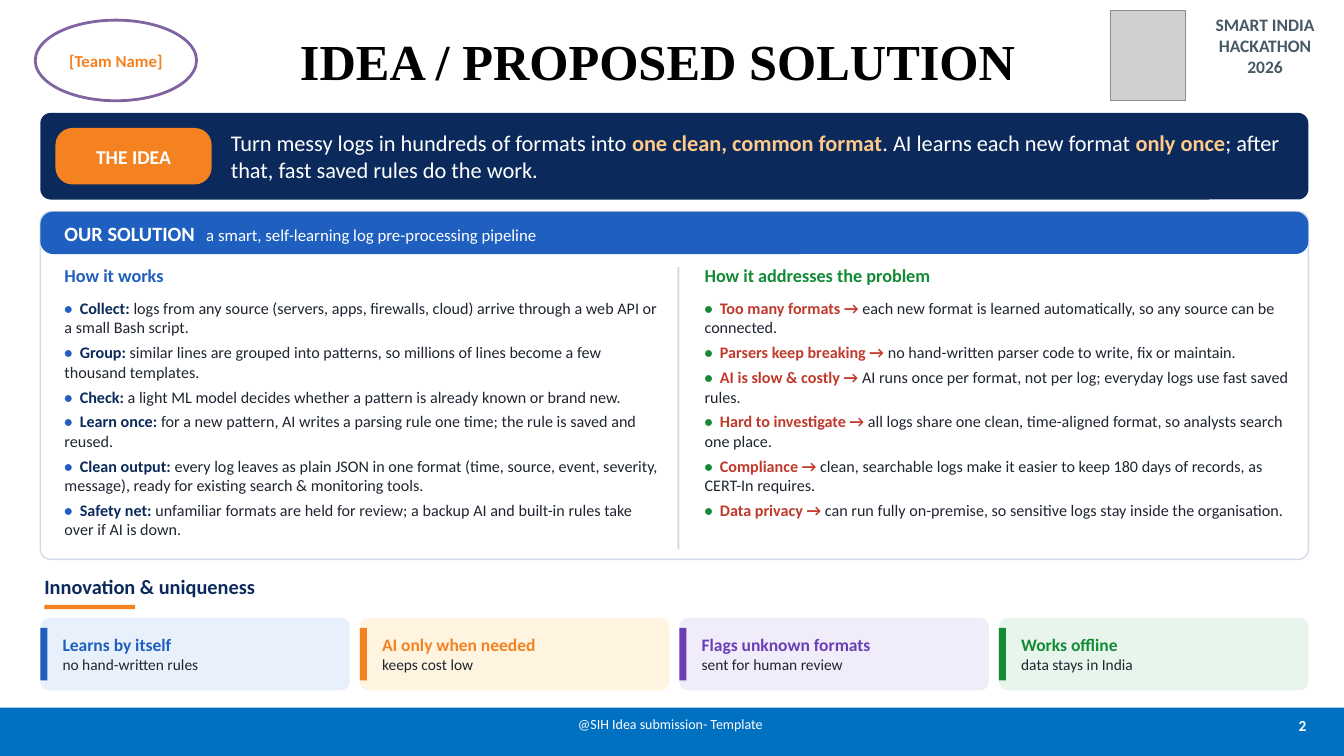
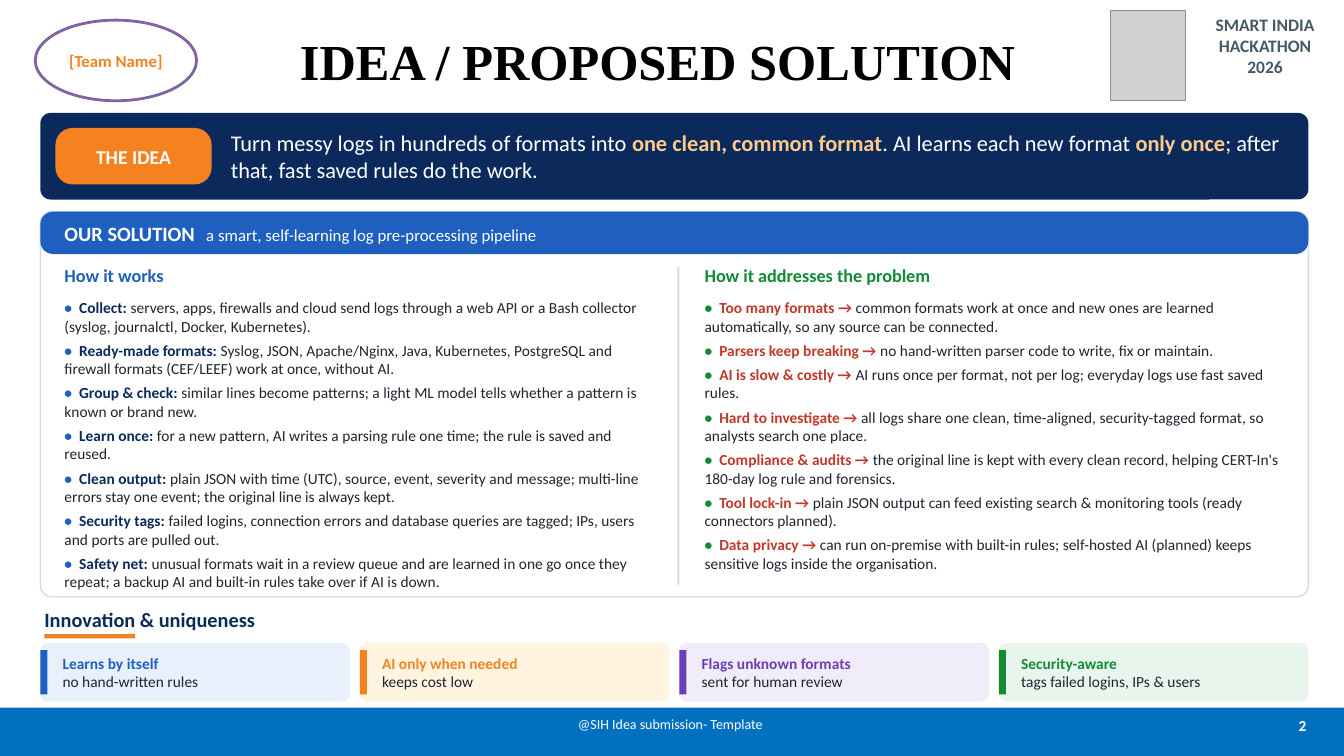
Before and after one commit to agrwl-utkarsh/sih2026, a slide deck: slide 2 of presentation/SIH2026_Idea_Submission.pptx. Drawn at 1344x756 pixels with LibreOffice and Linux fonts; fonts in the diff are those of the drawing; grey boxes stand for pictures. Boxes give left, top, right and bottom in pixels: in the first picture for what was removed or moved away, otherwise in the second. Text is boxed around its words. In the diff, an @@ line names an element or a change of style, - is before the commit and + after.

Commit message:
PPT: show all built features (ready-made formats, security tags, raw line kept, multi-line, dashboard, collector, access key), honest privacy wording, 6-step roadmap with connectors

```diff
--- a/presentation/SIH2026_Idea_Submission.pptx
+++ b/presentation/SIH2026_Idea_Submission.pptx
@@ rounded rectangle resized from (x1=40, y1=212, x2=1309, y2=560) to (x1=40, y1=212, x2=1309, y2=597) @@
@@ rectangle resized from (x1=678, y1=267, x2=680, y2=549) to (x1=678, y1=267, x2=680, y2=585) @@
@@ text at (x1=64, y1=302, x2=637, y2=417): text changed; size 11.5 to 11 pt @@
-• Collect: logs from any source (servers, apps, firewalls, cloud) arrive through a web API or a small Bash script.
-• Group: similar lines are grouped into patterns, so millions of lines become a few thousand templates.
-• Check: a light ML model decides whether a pattern is already known or brand new.
+• Collect: servers, apps, firewalls and cloud send logs through a web API or a Bash collector (syslog, journalctl, Docker, Kubernetes).
+• Ready-made formats: Syslog, JSON, Apache/Nginx, Java, Kubernetes, PostgreSQL and firewall formats (CEF/LEEF) work at once, without AI.
+• Group & check: similar lines become patterns; a light ML model tells whether a pattern is known or brand new.
@@ text at (x1=705, y1=302, x2=1214, y2=335): text changed; size 11.5 to 11 pt @@
-• Too many formats → each new format is learned automatically, so any source can be connected.
+• Too many formats → common formats work at once and new ones are learned automatically, so any source can be connected.
@@ text at (x1=705, y1=345, x2=1264, y2=398): size 11.5 to 11 pt in "• Parsers keep breaking → no hand-written ...", "• AI is slow & costly → ..." @@
@@ text at (x1=705, y1=412, x2=1278, y2=572): text changed; size 11.5 to 11 pt @@
-• Hard to investigate → all logs share one clean, time-aligned format, so analysts search one place.
-• Compliance → clean, searchable logs make it easier to keep 180 days of records, as CERT-In requires.
-• Data privacy → can run fully on-premise, so sensitive logs stay inside the organisation.
+• Hard to investigate → all logs share one clean, time-aligned, security-tagged format, so analysts search one place.
+• Compliance & audits → the original line is kept with every clean record, helping CERT-In's 180-day log rule and forensics.
+• Tool lock-in → plain JSON output can feed existing search & monitoring tools (ready connectors planned).
+• Data privacy → can run on-premise with built-in rules; self-hosted AI (planned) keeps sensitive logs inside the organisation.
@@ text at (x1=64, y1=430, x2=612, y2=459): size 11.5 to 11 pt in "• Learn once: for a new pattern, ..." @@
@@ text at (x1=64, y1=473, x2=638, y2=590): text changed; size 11.5 to 11 pt @@
-• Clean output: every log leaves as plain JSON in one format (time, source, event, severity, message), ready for existing search & monitoring tools.
-• Safety net: unfamiliar formats are held for review; a backup AI and built-in rules take over if AI is down.
+• Clean output: plain JSON with time (UTC), source, event, severity and message; multi-line errors stay one event; the original line is always kept.
+• Security tags: failed logins, connection errors and database queries are tagged; IPs, users and ports are pulled out.
+• Safety net: unusual formats wait in a review queue and are learned in one go once they repeat; a backup AI and built-in rules take over if AI is down.
@@ text "Innovation & uniqueness" moved from (x1=44, y1=580, x2=255, y2=598) to (x1=44, y1=613, x2=255, y2=631) @@
@@ rounded rectangle resized from (x1=40, y1=618, x2=350, y2=691) to (x1=40, y1=643, x2=350, y2=702) @@
@@ rectangle resized from (x1=40, y1=628, x2=47, y2=681) to (x1=40, y1=650, x2=47, y2=695) @@
@@ rectangle moved from (x1=44, y1=605, x2=135, y2=609) to (x1=44, y1=634, x2=135, y2=638) @@
@@ text "Learns by itself" moved from (x1=63, y1=638, x2=198, y2=670) to (x1=63, y1=658, x2=198, y2=687) @@
@@ text at (x1=63, y1=658, x2=159, y2=672): size 12.5 to 11 pt in "Learns by itself" @@
@@ rounded rectangle resized from (x1=360, y1=618, x2=669, y2=691) to (x1=360, y1=643, x2=669, y2=702) @@
@@ rectangle resized from (x1=360, y1=628, x2=367, y2=681) to (x1=360, y1=650, x2=367, y2=695) @@
@@ text "AI only when needed" moved from (x1=382, y1=638, x2=535, y2=673) to (x1=382, y1=658, x2=517, y2=690) @@
@@ text at (x1=382, y1=658, x2=517, y2=672): size 12.5 to 11 pt in "AI only when needed" @@
@@ rounded rectangle resized from (x1=680, y1=618, x2=989, y2=691) to (x1=680, y1=643, x2=989, y2=702) @@
@@ rectangle resized from (x1=680, y1=628, x2=687, y2=681) to (x1=680, y1=650, x2=687, y2=695) @@
@@ text "Flags unknown formats" moved from (x1=702, y1=638, x2=871, y2=670) to (x1=702, y1=658, x2=851, y2=687) @@
@@ text at (x1=702, y1=658, x2=851, y2=672): size 12.5 to 11 pt in "Flags unknown formats" @@
@@ rounded rectangle resized from (x1=999, y1=618, x2=1309, y2=691) to (x1=999, y1=643, x2=1309, y2=702) @@
@@ rectangle resized from (x1=999, y1=628, x2=1006, y2=681) to (x1=999, y1=650, x2=1006, y2=695) @@
@@ text at (x1=1021, y1=658, x2=1200, y2=690): text changed @@
-Works offline
-data stays in India
+Security-aware
+tags failed logins, IPs & users
```
Also in this commit, not shown: 4 other slides changed.
